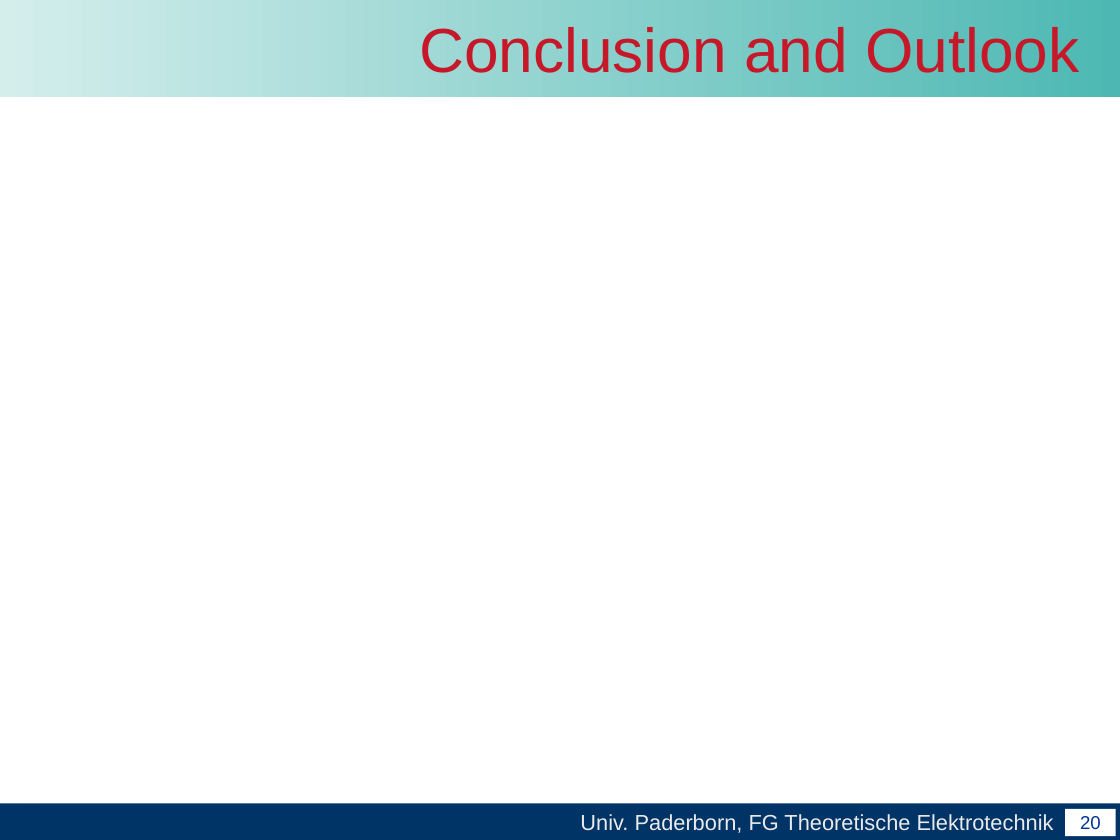
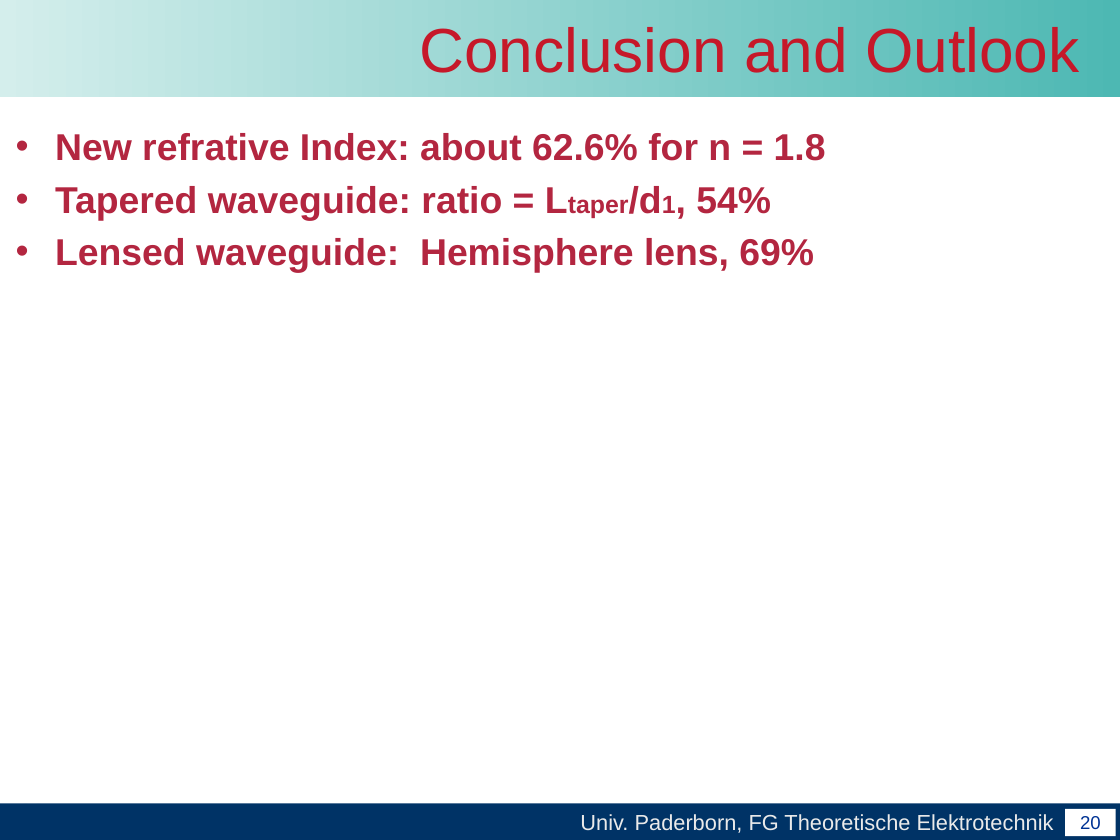
Before and after one commit to leonard117/arbeittet, a slide deck: slide 21 of Master_arbeit/word/Abschlussvortrag der Masterarbeit.pptx. Drawn at 1120x840 pixels with LibreOffice and Linux fonts; fonts in the diff are those of the drawing; background and template pictures are left out. Boxes give left, top, right and bottom in pixels: in the first picture for what was removed or moved away, otherwise in the second. Text is boxed around its words. In the diff, an @@ line names an element or a change of style, - is before the commit and + after.

```diff
--- a/Master_arbeit/word/Abschlussvortrag der Masterarbeit.pptx
+++ b/Master_arbeit/word/Abschlussvortrag der Masterarbeit.pptx
@@ text added at (55,133,826,273), 24 pt, text #B32640, bold @@
+• New refrative Index: about 62.6% for n = 1.8
+• Tapered waveguide: ratio = Ltaper/d1, 54%
+• Lensed waveguide: Hemisphere lens, 69%
```
Also in this commit, not shown: 11 other slides changed, 3 slides added, 1 slide removed.
